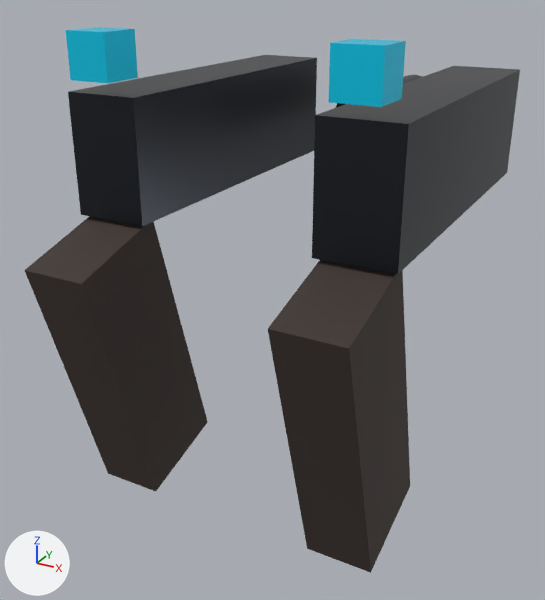
One commit to the glTF model assets/weapons/dualpistol.glb: the scene before it, then after it.
One viewpoint serves both versions: a 50 mm camera at (0.41, -0.806, 0.593) aimed at (-0.047, 0.026, 0.177). The lights are fixed; the arrows at lower left show +X, +Y and +Z. The older version comes first. Vertices at exactly the same position are counted once.

Objects in the first picture: 'dualpistol'.
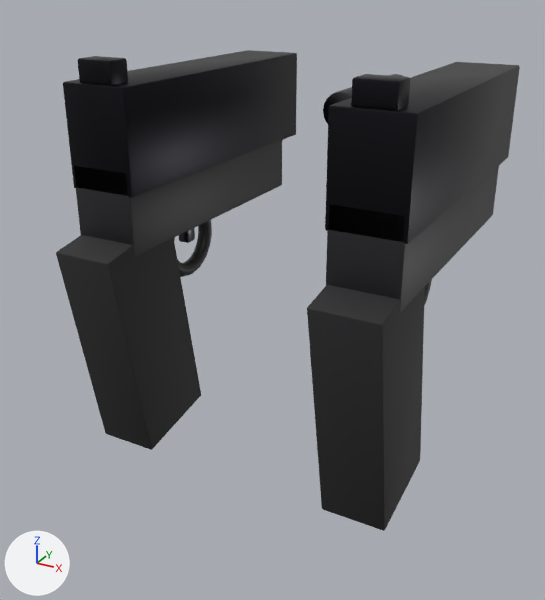
The edits, one by one:
Material 'Polymer' (mat_polymer) is new.
Its base color is (0.014, 0.014, 0.017) (black #1f1f23).
Material 'BluedSteel' (mat_bluedsteel) is new.
Its base color is (0.022, 0.022, 0.027) (black #29292e).
Its metallic is 1.0.
Its roughness is 0.4.
Material 'Steel' (mat_steel) is new.
Its base color is (0.075, 0.075, 0.085) (dark grey #4d4d52).
Its metallic is 1.0.
Its roughness is 0.28.
me_cube_069 is used by ob_dualpistol; location (0.0, 0.0, 0.0).
me_cube_069 had 132 vertices, 224 faces and spanned x -0.195..0.195, y -0.269..0.448, z -0.031..0.535.
me_cube_069 no longer uses material mat_gunmetal (dark grey #3c3f45).
me_cube_069 no longer uses material mat_dualpistol_acc (cyan #00daff).
me_cube_069 now has 1638 vertices, 3278 faces and spans x -0.203..0.203, y -0.214..0.335, z 0.022..0.505.
me_cube_069 part 1: a new loose piece, a torus around x (ring radius 0.045, tube radius 0.009) spanning x -0.169..-0.151, y -0.064..0.044, z 0.206..0.314, in mat_polymer (black #1f1f23).
me_cube_069 part 2: a new loose piece, a torus around x (ring radius 0.045, tube radius 0.009) spanning x 0.151..0.169, y -0.064..0.044, z 0.206..0.314, in mat_polymer (black #1f1f23).
me_cube_069 part 3: the loose piece of 8 vertices spanning x -0.195..-0.105, y -0.17..0.27, z 0.33..0.47 is rebuilt with 56 vertices and now spans x -0.203..-0.117, y -0.17..0.23, z 0.36..0.48, in mat_bluedsteel (black #29292e).
me_cube_069 part 4: the loose piece of 8 vertices spanning x -0.19..-0.11, y -0.269..-0.051, z -0.031..0.331 is rebuilt with 56 vertices and now spans x -0.199..-0.121, y -0.214..-0.046, z 0.022..0.318.
me_cube_069 part 5: the loose piece of 8 vertices spanning x 0.105..0.195, y -0.17..0.27, z 0.33..0.47 is rebuilt with 56 vertices and now spans x 0.117..0.203, y -0.17..0.23, z 0.36..0.48, in mat_bluedsteel (black #29292e).
me_cube_069 part 6: the loose piece of 8 vertices spanning x 0.11..0.19, y -0.269..-0.051, z -0.031..0.331 is rebuilt with 56 vertices and now spans x 0.121..0.199, y -0.214..-0.046, z 0.022..0.318.
me_cube_069 part 7: a new loose piece of 120 vertices spanning x -0.026..0.026, y 0.125..0.335, z 0.394..0.446, in mat_steel (dark grey #4d4d52).
me_cube_069 part 8: a new loose piece of 56 vertices spanning x -0.183..-0.137, y -0.165..-0.135, z 0.475..0.505, in mat_bluedsteel (black #29292e).
me_cube_069 part 9: a new loose piece of 56 vertices spanning x 0.137..0.183, y -0.165..-0.135, z 0.475..0.505, in mat_bluedsteel (black #29292e).
me_cube_069 part 10: a new loose piece of 56 vertices spanning x -0.2..-0.12, y -0.17..0.19, z 0.29..0.39, in mat_polymer (black #1f1f23).
me_cube_069 part 11: a new loose piece of 56 vertices spanning x 0.12..0.2, y -0.17..0.19, z 0.29..0.39, in mat_polymer (black #1f1f23).
me_cube_069 part 12: a new loose piece of 56 vertices spanning x -0.168..-0.152, y -0.019..-0.001, z 0.255..0.305, in mat_steel (dark grey #4d4d52).
me_cube_069 part 13: 56 vertices removed from x -0.035..0.035, y 0.18..0.448, z 0.364..0.436.
me_cube_069 part 14: 8 vertices removed from x -0.175..-0.125, y -0.185..-0.135, z 0.485..0.535.
me_cube_069 part 15: 8 vertices removed from x 0.125..0.175, y -0.185..-0.135, z 0.485..0.535.
Other edits to the shape of me_cube_069 do not show in these pictures.
me_cube_069 gains material mat_bluedsteel (black #29292e).
me_cube_069 gains material mat_polymer (black #1f1f23).
me_cube_069 gains material mat_steel (dark grey #4d4d52).

Changed parts and their boxes [x1, y1, x2, y2] in the pictures (545 x 600 px):
'dualpistol', reshaped (6% narrower, 12% shorter)
    before: [24, 27, 520, 573]
    after: [56, 50, 520, 531]
part 1 of me_cube_069, added (black)
    after: [174, 220, 212, 277]
part 2 of me_cube_069, added (mostly hidden)
    after: [424, 280, 432, 306]
part 3 of me_cube_069, rebuilt (6% narrower, 13% shorter)
    before: [68, 55, 317, 226]
    after: [63, 50, 297, 198]
part 4 of me_cube_069, rebuilt
    before: [24, 216, 208, 491]
    after: [56, 235, 201, 450]
part 5 of me_cube_069, rebuilt (6% narrower, 12% shorter)
    before: [312, 66, 520, 274]
    after: [325, 62, 520, 244]
part 6 of me_cube_069, rebuilt
    before: [268, 260, 410, 573]
    after: [307, 285, 425, 531]
part 7 of me_cube_069, added
    after: [323, 74, 404, 124]
part 8 of me_cube_069, added (black)
    after: [78, 56, 128, 85]
part 9 of me_cube_069, added (black)
    after: [351, 74, 410, 110]
part 10 of me_cube_069, added (black)
    after: [74, 140, 282, 256]
part 11 of me_cube_069, added
    after: [326, 166, 499, 312]
part 12 of me_cube_069, added
    after: [179, 228, 195, 243]
part 13 of me_cube_069, deleted (mostly hidden)
    before: [335, 74, 422, 108]
part 14 of me_cube_069, deleted (cyan)
    before: [66, 27, 138, 83]
part 15 of me_cube_069, deleted (cyan)
    before: [328, 39, 406, 107]
